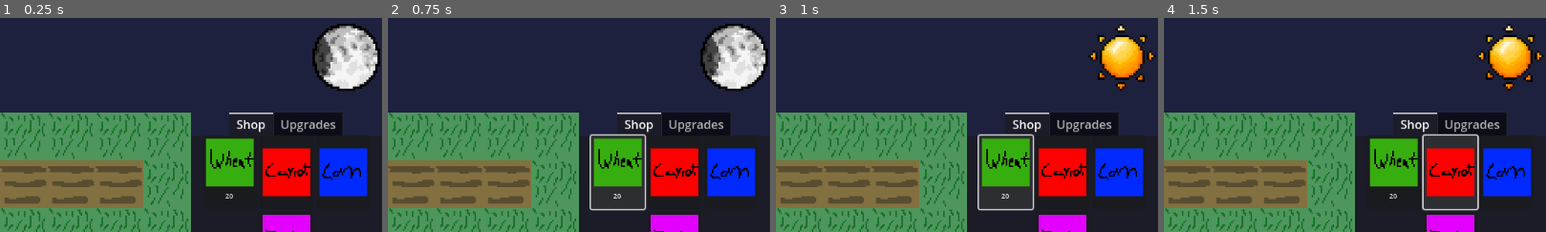
Above: before the commit, frames 1-4 (left to right).
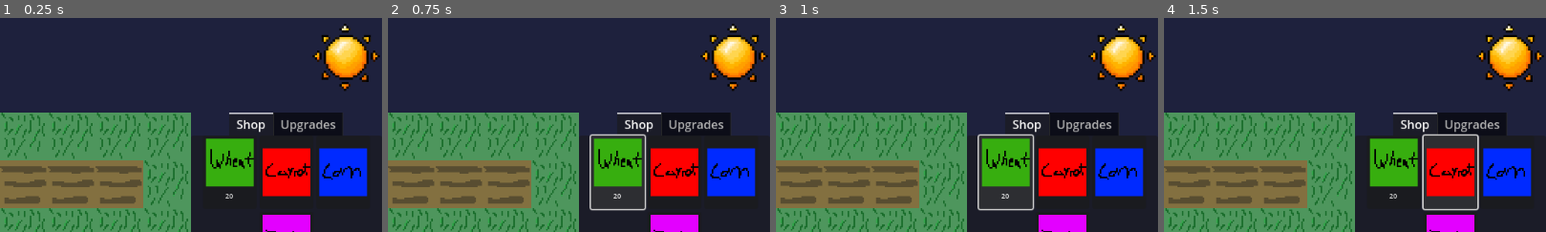
Above: after the commit, the same moments.

Repository: TalesOfXanthar/Wheather
Game: Godot game, scene res://scenes/main.tscn
Two runs of this game, one before a commit and one after it. Both use one fixed random seed, a clock stepped at 60 frames per second and the inputs below.
Inputs (mouse positions are % of the whole screen's width and height, from its top left):
- Up to frame 1 (0.25 s): no input
- Up to frame 2 (0.75 s): click "20" at 0.5 s
- Up to frame 3 (1 s): no input
- Up to frame 4 (1.5 s): click (88, 36) at 1.25 s
The pictures show only the part of the screen within x 50-100%, y 0-50%; the shares and areas given below are measured in that part.

The runs differ from the first frame. In frame 1, 4.3% of the frame differs, in the area x 81-100%, y 2-34%; in frame 2, 4.3%; in frame 3, nothing differs; in frame 4, nothing differs.

Commit message:
Changed the Moon
The moon now goes through a phase 4 times before mvoing onto the next and every single time a full moon night happens it has a 1/16 chance of being either a blood or blue moon (1/32 chance for each)

Diff:
--- a/scenes/moon.tscn
+++ b/scenes/moon.tscn
@@ -1,7 +1,8 @@
-[gd_scene load_steps=13 format=3 uid="uid://4gh2l1ak2t18"]
+[gd_scene load_steps=16 format=3 uid="uid://4gh2l1ak2t18"]
 
 [ext_resource type="Texture2D" uid="uid://dat5cyue3sma3" path="res://assets/Spritesheets/New_Moon.png" id="1_3tcni"]
 [ext_resource type="Script" uid="uid://bq1u8cwq62axc" path="res://scripts/moon.gd" id="1_q6it2"]
+[ext_resource type="Texture2D" uid="uid://dwyv8f35gu0r3" path="res://assets/Spritesheets/Specila_Moons.png" id="3_7l7dh"]
 [ext_resource type="Texture2D" uid="uid://dhuqtvn0ftqan" path="res://assets/Spritesheets/Sun.png" id="3_fyi6v"]
 
 [sub_resource type="AtlasTexture" id="AtlasTexture_rjvio"]
@@ -36,6 +37,14 @@
 atlas = ExtResource("1_3tcni")
 region = Rect2(32, 64, 32, 32)
 
+[sub_resource type="AtlasTexture" id="AtlasTexture_xatjt"]
+atlas = ExtResource("3_7l7dh")
+region = Rect2(0, 0, 32, 32)
+
+[sub_resource type="AtlasTexture" id="AtlasTexture_ajh7a"]
+atlas = ExtResource("3_7l7dh")
+region = Rect2(0, 32, 32, 32)
+
 [sub_resource type="SpriteFrames" id="SpriteFrames_tdk27"]
 animations = [{
 "frames": [{
@@ -62,12 +71,28 @@
 }, {
 "duration": 1.0,
 "texture": SubResource("AtlasTexture_8li54")
+}],
+"loop": true,
+"name": &"MoonPhases",
+"speed": 5.0
 }, {
+"frames": [{
+"duration": 1.0,
+"texture": SubResource("AtlasTexture_xatjt")
+}, {
+"duration": 1.0,
+"texture": SubResource("AtlasTexture_ajh7a")
+}],
+"loop": true,
+"name": &"SpecialMoons",
+"speed": 5.0
+}, {
+"frames": [{
 "duration": 1.0,
 "texture": ExtResource("3_fyi6v")
 }],
 "loop": true,
-"name": &"default",
+"name": &"Sun",
 "speed": 5.0
 }]
 
@@ -76,8 +101,7 @@
 
 [node name="Moon" type="AnimatedSprite2D" parent="."]
 sprite_frames = SubResource("SpriteFrames_tdk27")
-frame = 5
-frame_progress = 0.943887
+animation = &"Sun"
 
 [node name="MoonTimer" type="Timer" parent="."]
 autostart = true
--- a/scripts/moon.gd
+++ b/scripts/moon.gd
@@ -1,18 +1,32 @@
 extends Node2D
-@export var time = 8
+@export var time = 0
 @export var isDay = true
+var moonPhase = -0.5
+var specialMoonChance = 0
 func _ready():
 	pass
 
-func _process(delta: float) -> void:
+func _process(delta: float):
 	pass
 
-
-func _on_timer_timeout() -> void:
-	if isDay == true:
-		time = 8
-	elif time >= 7:
-		time = 0
+func _on_timer_timeout():
+	if isDay:
+		$Moon.animation = "Sun"
+		if time == 7:
+			isDay = false
+			moonPhase += 0.25
+			if moonPhase > 7:
+				moonPhase = -0.5
+			time = 0
+			specialMoonChance = randi_range(0, 31)
 	else:
-		time += 1
-	$Moon.frame = time
+		$Moon.animation = "MoonPhases"
+		if moonPhase >= 3.5 and moonPhase <= 4.25 and specialMoonChance < 2:
+			$Moon.animation = "SpecialMoons"
+			$Moon.frame = specialMoonChance
+		else:
+			$Moon.frame = round(moonPhase)
+		if time == 7:
+			isDay = true
+			time = 0
+	time += 1
